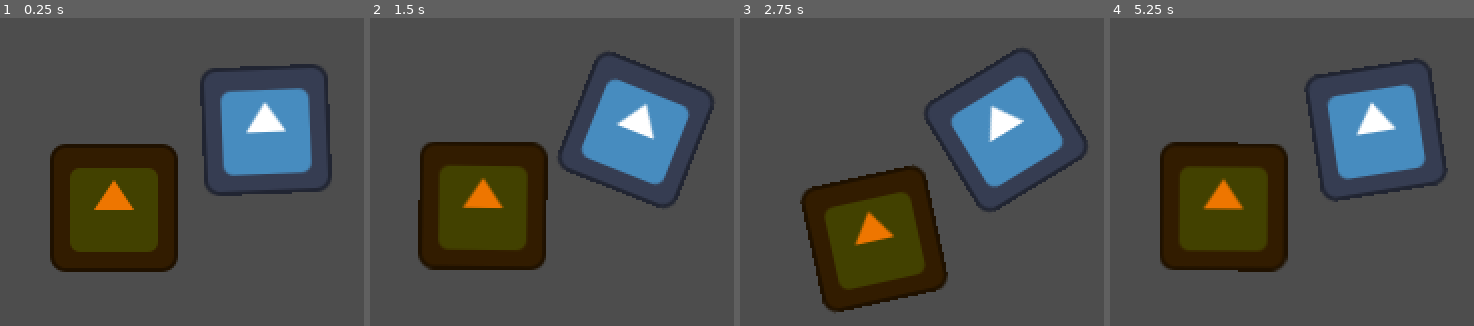
Above: before the commit, frames 1-4 (left to right).
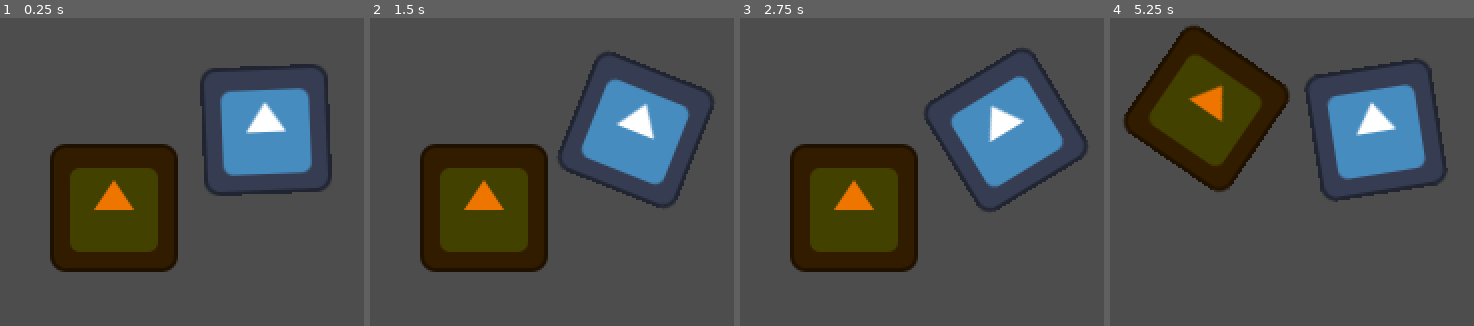
Above: after the commit, the same moments.

Repository: kennethbchen/RGHRGHRGH-Game
Game: Godot game, scene res://scenes/game.tscn
The game is run twice, just before and just after one commit, with the same random seed, the same clock (stepped at 60 frames per second) and the same inputs. Before the commit the project starts from res://game.tscn. The engine's default icon, where the game draws it, is replaced by a stand-in: a white triangle on a blue panel in a dark square.
Inputs (mouse positions are in pixels of both pictures, inside the frame that each line leads up to):
- Up to frame 1 (0.25 s): no input
- Up to frame 2 (1.5 s): tap Enter at 0.5 s; move the mouse to (outside the picture) at 0.52 s; press the mouse at (outside the picture) at 0.53 s; tap Space at 1.25 s; move the mouse to (outside the picture) at 1.27 s; release the mouse at (outside the picture) at 1.28 s; click (outside the picture) at 1.35 s
- Up to frame 3 (2.75 s): tap Enter at 2 s; move the mouse to (outside the picture) at 2.02 s; press the mouse at (outside the picture) at 2.03 s
- Up to frame 4 (5.25 s): tap Space at 2.75, 4.25 s; move the mouse to (outside the picture) at 2.77 s; release the mouse at (outside the picture) at 2.78 s; click (outside the picture) at 2.85 s; tap Enter at 3.5 s; move the mouse to (outside the picture) at 3.52 s; press the mouse at (outside the picture) at 3.53 s; move the mouse to (outside the picture) at 4.27 s; release the mouse at (outside the picture) at 4.28 s; click (outside the picture) at 4.35 s; move the mouse to (outside the picture) at 5.02 s; press the mouse at (outside the picture) at 5.03 s

The runs differ from the first frame. In frame 2, 1.3% of the frame differs, in the area x 13-88%, y 19-83%; in frame 3, 16%; in frame 4, 25%, in the area x 3-50%, y 2-83%.

Commit message:
Increased aim speed

Diff:
--- a/game.tscn
+++ /dev/null
@@ -1,50 +0,0 @@
-[gd_scene load_steps=8 format=3 uid="uid://cc62vlkgtbvwy"]
-
-[ext_resource type="Script" path="res://scripts/debug_commands.gd" id="1_b441e"]
-[ext_resource type="Script" path="res://scripts/player.gd" id="2_pgvde"]
-[ext_resource type="Script" path="res://addons/aimsystem/aim_system_2d/aim_system_2d.gd" id="2_pmaik"]
-[ext_resource type="Texture2D" uid="uid://dbwc55h75l4r2" path="res://icon.svg" id="3_kdhit"]
-[ext_resource type="Script" path="res://scripts/bite_detector.gd" id="5_hbdff"]
-
-[sub_resource type="CircleShape2D" id="CircleShape2D_pxjl7"]
-radius = 39.0512
-
-[sub_resource type="RectangleShape2D" id="RectangleShape2D_mbsxt"]
-size = Vector2(64, 64)
-
-[node name="Game" type="Node2D"]
-
-[node name="DebugCommands" type="Node" parent="."]
-script = ExtResource("1_b441e")
-
-[node name="Player" type="Node2D" parent="."]
-position = Vector2(313, 56)
-script = ExtResource("2_pgvde")
-
-[node name="Sprite2D" type="Sprite2D" parent="Player"]
-rotation = -1.5708
-texture = ExtResource("3_kdhit")
-
-[node name="AimSystem2D" type="Node2D" parent="Player"]
-script = ExtResource("2_pmaik")
-
-[node name="BiteArea" type="Area2D" parent="Player/AimSystem2D"]
-collision_layer = 0
-
-[node name="CollisionShape2D" type="CollisionShape2D" parent="Player/AimSystem2D/BiteArea"]
-position = Vector2(53, 0)
-shape = SubResource("CircleShape2D_pxjl7")
-
-[node name="Biteable" type="Node2D" parent="."]
-position = Vector2(237, 95)
-
-[node name="Sprite2D" type="Sprite2D" parent="Biteable"]
-modulate = Color(0.933914, 0.464801, 3.85046e-07, 1)
-texture = ExtResource("3_kdhit")
-
-[node name="BiteDetector" type="Area2D" parent="Biteable"]
-collision_mask = 0
-script = ExtResource("5_hbdff")
-
-[node name="CollisionShape2D" type="CollisionShape2D" parent="Biteable/BiteDetector"]
-shape = SubResource("RectangleShape2D_mbsxt")
--- a/project.godot
+++ b/project.godot
@@ -11,7 +11,7 @@
 [application]
 
 config/name="RGHRGHRGH"
-run/main_scene="res://game.tscn"
+run/main_scene="res://scenes/game.tscn"
 config/features=PackedStringArray("4.3")
 config/icon="res://icon.svg"
 
--- /dev/null
+++ b/scenes/bite_detector.tscn
@@ -0,0 +1,13 @@
+[gd_scene load_steps=3 format=3 uid="uid://c3rg6ralpqeor"]
+
+[ext_resource type="Script" path="res://scripts/bite_detector.gd" id="1_vugre"]
+
+[sub_resource type="RectangleShape2D" id="RectangleShape2D_mbsxt"]
+size = Vector2(64, 64)
+
+[node name="BiteDetector" type="Area2D"]
+collision_mask = 0
+script = ExtResource("1_vugre")
+
+[node name="CollisionShape2D" type="CollisionShape2D" parent="."]
+shape = SubResource("RectangleShape2D_mbsxt")
--- /dev/null
+++ b/scenes/game.tscn
@@ -0,0 +1,43 @@
+[gd_scene load_steps=7 format=3 uid="uid://cc62vlkgtbvwy"]
+
+[ext_resource type="Script" path="res://scripts/debug_commands.gd" id="1_jhtol"]
+[ext_resource type="Script" path="res://scripts/player.gd" id="2_hwhmv"]
+[ext_resource type="Texture2D" uid="uid://dbwc55h75l4r2" path="res://icon.svg" id="3_f0o6r"]
+[ext_resource type="Script" path="res://addons/aimsystem/aim_system_2d/aim_system_2d.gd" id="4_crl8y"]
+[ext_resource type="PackedScene" uid="uid://c3rg6ralpqeor" path="res://scenes/bite_detector.tscn" id="5_7sovw"]
+
+[sub_resource type="CircleShape2D" id="CircleShape2D_pxjl7"]
+radius = 39.0512
+
+[node name="Game" type="Node2D"]
+
+[node name="DebugCommands" type="Node" parent="."]
+script = ExtResource("1_jhtol")
+
+[node name="Player" type="Node2D" parent="."]
+position = Vector2(313, 56)
+script = ExtResource("2_hwhmv")
+
+[node name="Sprite2D" type="Sprite2D" parent="Player"]
+rotation = -1.5708
+texture = ExtResource("3_f0o6r")
+
+[node name="AimSystem2D" type="Node2D" parent="Player"]
+script = ExtResource("4_crl8y")
+aim_speed = 60.0
+
+[node name="BiteArea" type="Area2D" parent="Player/AimSystem2D"]
+collision_layer = 0
+
+[node name="CollisionShape2D" type="CollisionShape2D" parent="Player/AimSystem2D/BiteArea"]
+position = Vector2(53, 0)
+shape = SubResource("CircleShape2D_pxjl7")
+
+[node name="Biteable" type="Node2D" parent="."]
+position = Vector2(237, 95)
+
+[node name="Sprite2D" type="Sprite2D" parent="Biteable"]
+modulate = Color(0.933914, 0.464801, 3.85046e-07, 1)
+texture = ExtResource("3_f0o6r")
+
+[node name="BiteDetector" parent="Biteable" instance=ExtResource("5_7sovw")]
